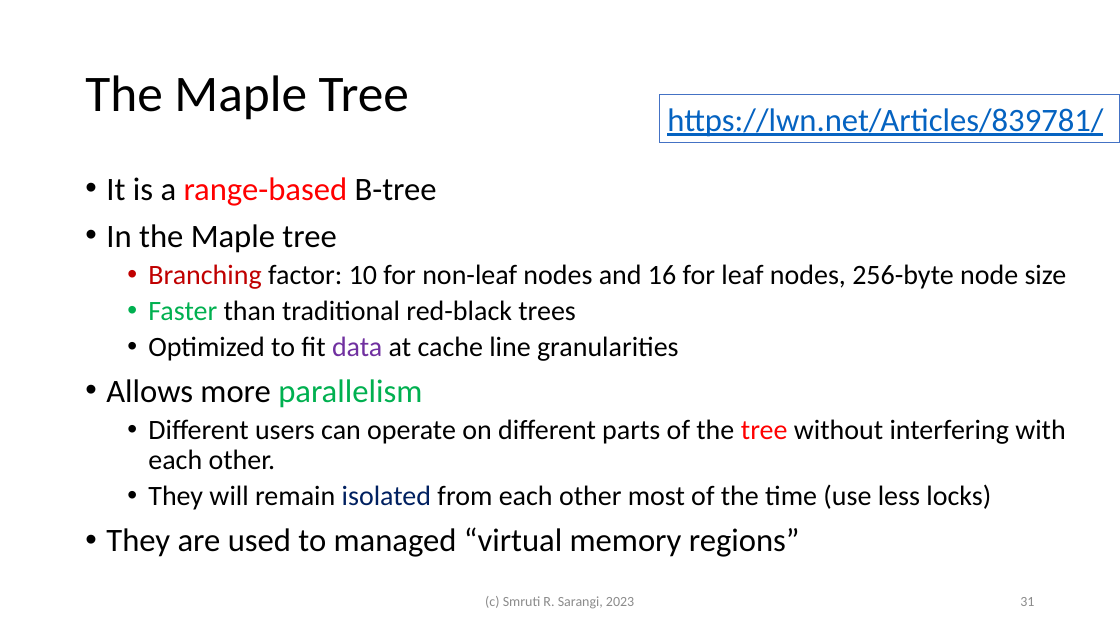
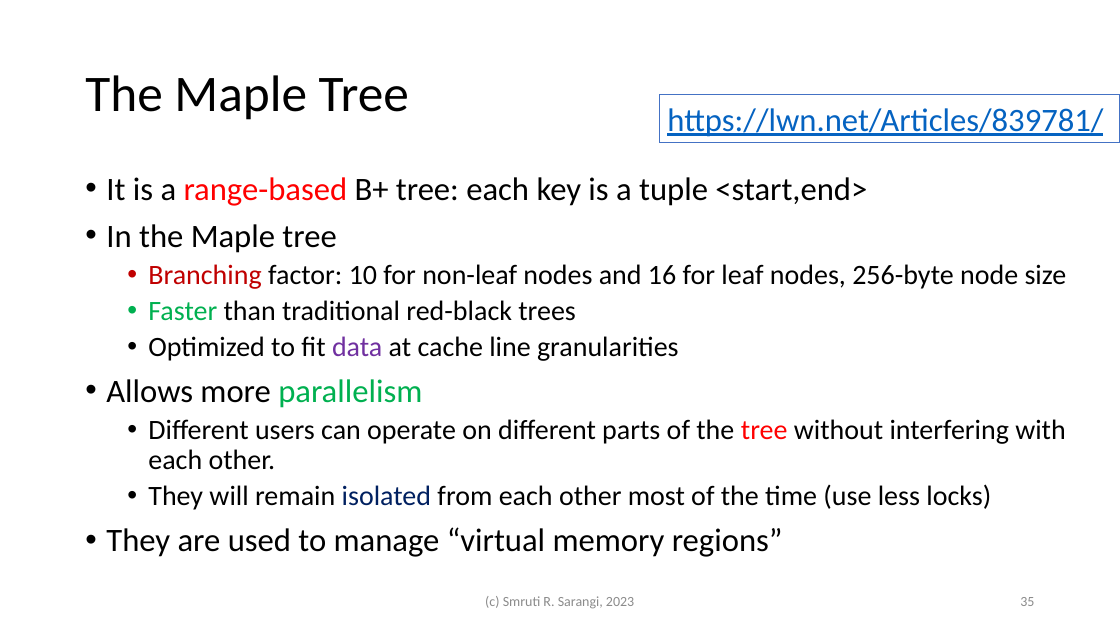
Before and after one commit to sarthak-panda/Sem6, a slide deck: slide 35 of COL331/LEC/3.processes.pptx (slide 31 before the commit). Drawn at 1120x630 pixels with LibreOffice and Linux fonts; fonts in the diff are those of the drawing. Boxes give left, top, right and bottom in pixels: in the first picture for what was removed or moved away, otherwise in the second. Text is boxed around its words. In the diff, an @@ line names an element or a change of style, - is before the commit and + after.

```diff
--- a/COL331/LEC/3.processes.pptx
+++ b/COL331/LEC/3.processes.pptx
@@ text at (106, 177, 867, 206): text changed @@
-• It is a range-based B-tree
+• It is a range-based B+ tree: each key is a tuple <start,end>
@@ text at (106, 527, 783, 557): text changed @@
-• They are used to managed “virtual memory regions”
+• They are used to manage “virtual memory regions”
@@ page number at (1020, 597, 1034, 606): text changed @@
-31
+35
```
Also in this commit, not shown: 34 other slides changed, 7 slides added, 2 slides removed, 13 other files.
